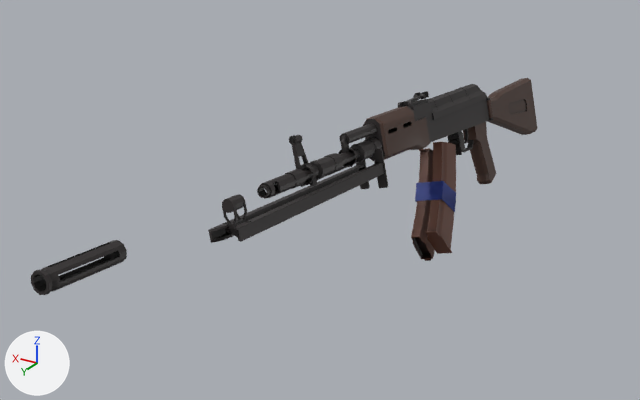
One commit to the FBX model Base-Zero/Assets/Mesh/Weapons/AK_Platform.fbx: the scene before it, then after it.
Camera for both pictures: a 50 mm camera at (-0.472, 1.129, 0.461) aimed at (0.061, 0.241, 0.017). Arrows for +X, +Y and +Z are at lower left; the lights stay in place. Both versions are drawn at frame 34 of the action 'Take 001'; the numbers are the values there.

In view in the first picture: 'Barrel_Standard', 'Bipod_Leg_Left', 'Bipod_Leg_Right', 'Body', 'Grip', 'Handguard_Standard', 'Magazine_Duel_Tape_Plum', 'Magazine_Standard_Bakelite', 'Magazine_Standard_Duel_Bakelite_2', 'Muzzle_Brake', 'Muzzle_Brake_Sniper', 'Stock_full'.
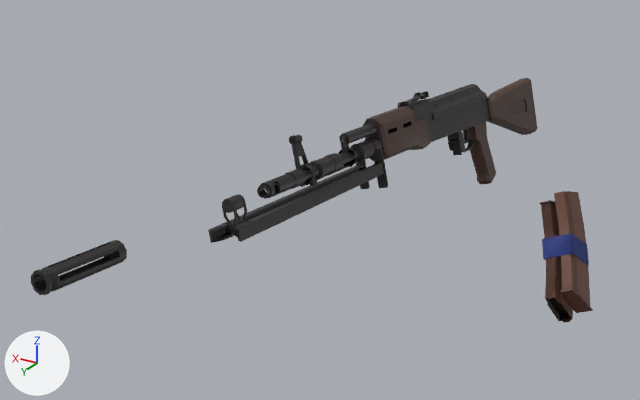
ob_magazines is not drawn itself; it is the parent of ob_bakelite, ob_magazine_sniper, ob_magazine_drum, ob_plum, ob_shotgun.

Where the change shows, as pixel boxes (x1, y1, x2, y2) in the pictures (640 x 400 px):
'Magazine_Standard_Bakelite', moved, turned: before (426, 142, 456, 254); after (554, 191, 593, 313)
'Magazine_Standard_Duel_Plum_2', moved, turned (not visible before): after (539, 200, 573, 322)
'Magazine_Standard_Duel_Bakelite_2', moved, turned (not visible afterwards): before (411, 148, 435, 261)
'Magazine_Duel_Tape_Bakelite', moved, turned (not visible before): after (542, 233, 589, 266)
'Magazine_Duel_Tape_Plum', moved, turned (not visible afterwards): before (415, 181, 456, 212)

Patch to the scene script:
```diff
--- a/Base-Zero/Assets/Mesh/Weapons/AK_Platform.fbx.py
+++ b/Base-Zero/Assets/Mesh/Weapons/AK_Platform.fbx.py
@@ ob_magazines @@
 ob_magazines.parent = ob_ak_platform
-ob_magazines.location = (-0.227, -9.832, -1.154)
-ob_magazines.rotation_euler = (0.272, 0.0732, 0.01)  # degrees (16, 4.2, 0.6)
+ob_magazines.location = (-19.3, -17.73, -3.434)
+ob_magazines.rotation_euler = (0.279, -0.00153, -0.161)  # degrees (16, -0.1, -9.2)
```
